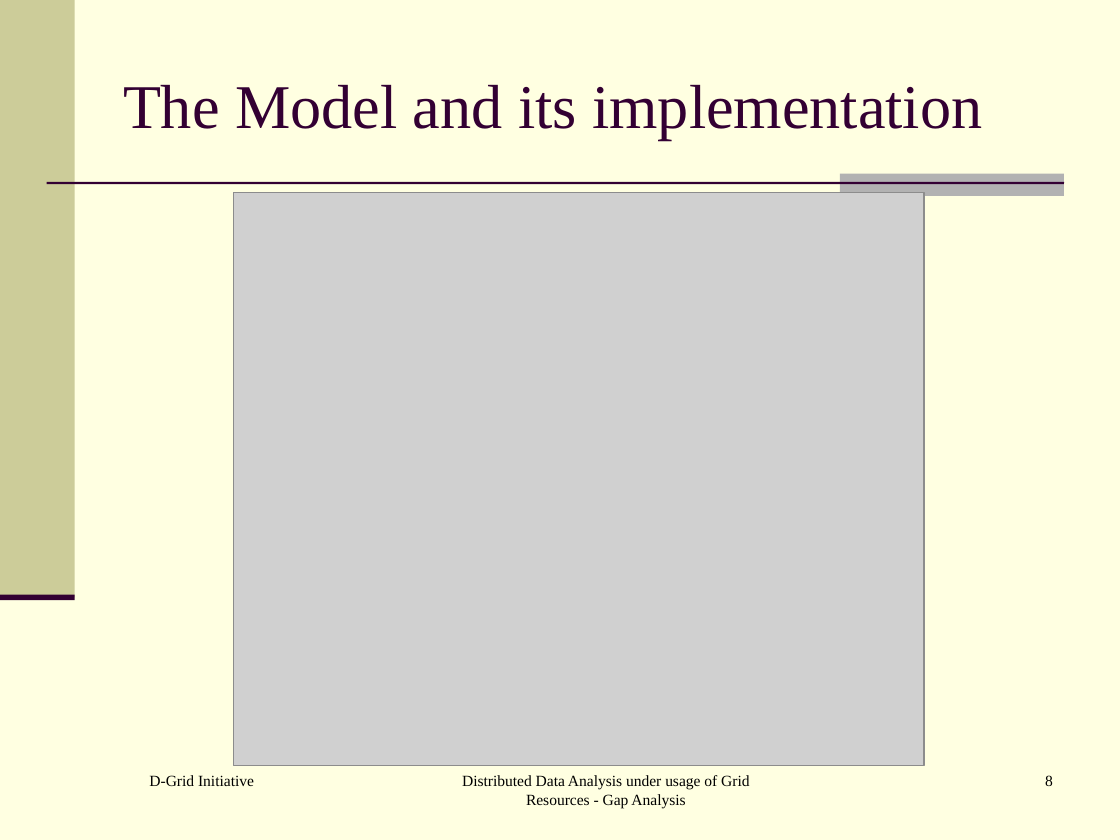
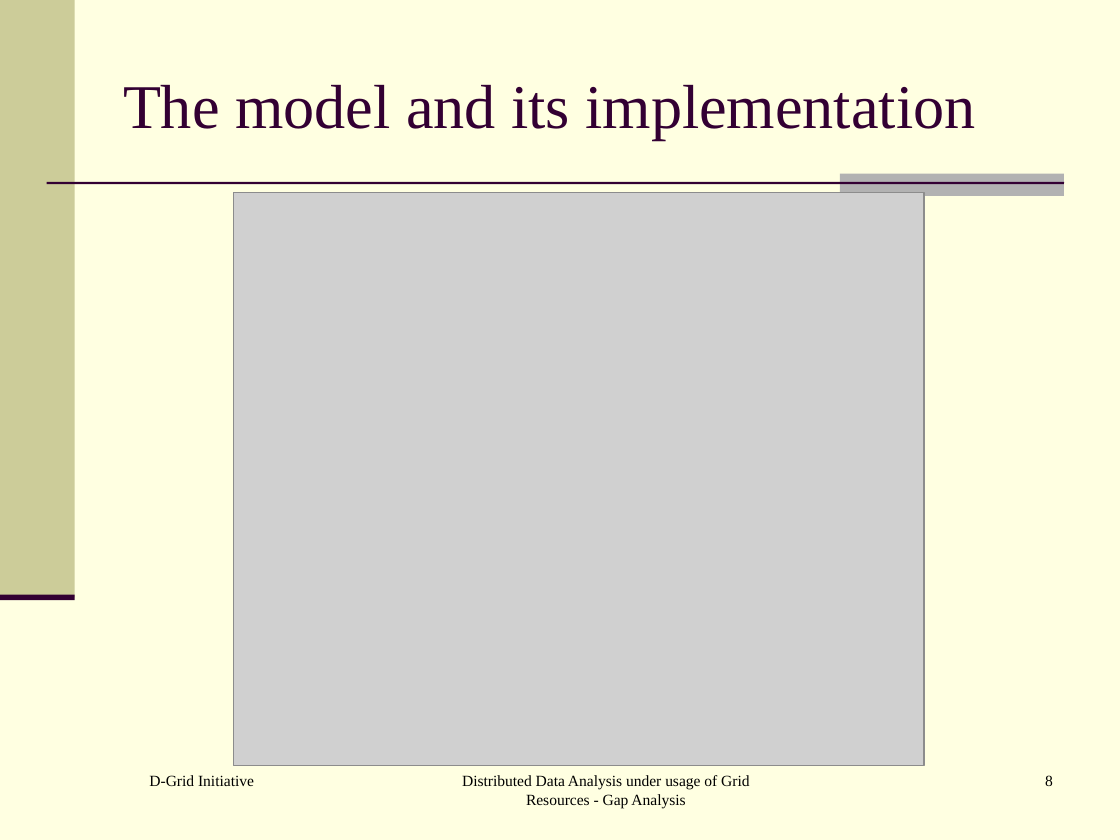
Before and after one commit to AnarManafov/PoDDocumentation, a slide deck: slide 8 of HEPCG-Workshops/2006-Nov/HEPCG-Workshops-2006-Nov.ppt. Drawn at 1120x840 pixels with LibreOffice and Linux fonts; fonts in the diff are those of the drawing; grey boxes stand for pictures. Boxes give left, top, right and bottom in pixels: in the first picture for what was removed or moved away, otherwise in the second. Text is boxed around its words. In the diff, an @@ line names an element or a change of style, - is before the commit and + after.

```diff
--- a/HEPCG-Workshops/2006-Nov/HEPCG-Workshops-2006-Nov.ppt
+++ b/HEPCG-Workshops/2006-Nov/HEPCG-Workshops-2006-Nov.ppt
@@ title at <box>123,84,975,140</box>: text changed @@
-The Model and its implementation
+The model and its implementation
```
Also in this commit, not shown: 7 other slides changed.
